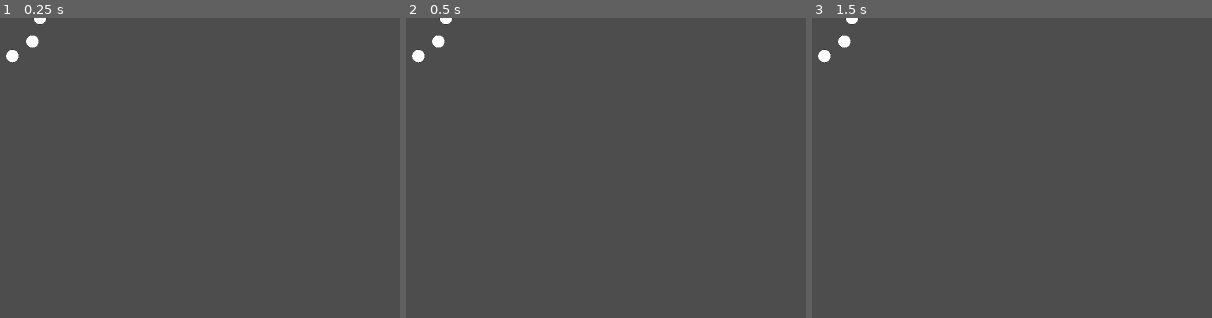
Above: before the commit, frames 1-3 (left to right).
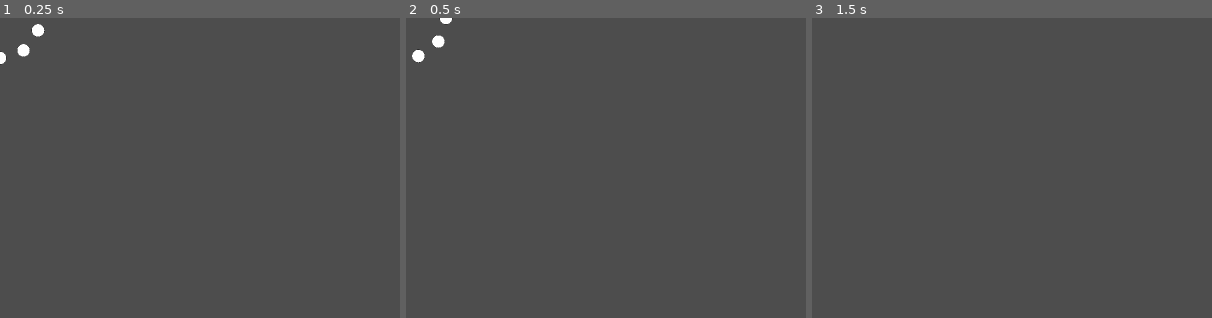
Above: after the commit, the same moments.

Repository: RajwolChapagain/Arcade-Game
Game: Godot game, scene res://bullet/bullet_ring.tscn
Same seed, same stepped clock (60 frames per second), same inputs: the game is played once before the commit and once after it. This scene is started directly instead of the project's main scene.
Inputs:
- Up to frame 1 (0.25 s): no input
- Up to frame 2 (0.5 s): no input
- Up to frame 3 (1.5 s): tap Enter at 1.25 s
The pictures show only the part of the screen within x 0-50%, y 0-50%; the shares and areas given below are measured in that part.

The runs differ from the first frame. In frame 1, 0.5% of the frame differs, in the area x 0-12%, y 0-16%; in frame 2, less than 0.1%; in frame 3, 0.3%.

Commit message:
Give rotation property to bullet ring

Diff:
--- a/bullet/bullet_ring.gd
+++ b/bullet/bullet_ring.gd
@@ -1,6 +1,7 @@
 extends Node2D
 
 const RADIUS = 100
+const angular_velocity = 360
 
 func _ready():
 	var angle = 2 * PI / get_child_count()
@@ -10,3 +11,6 @@
 	for child in get_children():
 		child.position = distance_vector.rotated(current_angle)
 		current_angle += angle
+
+func _physics_process(delta):
+	rotation_degrees += angular_velocity * delta
